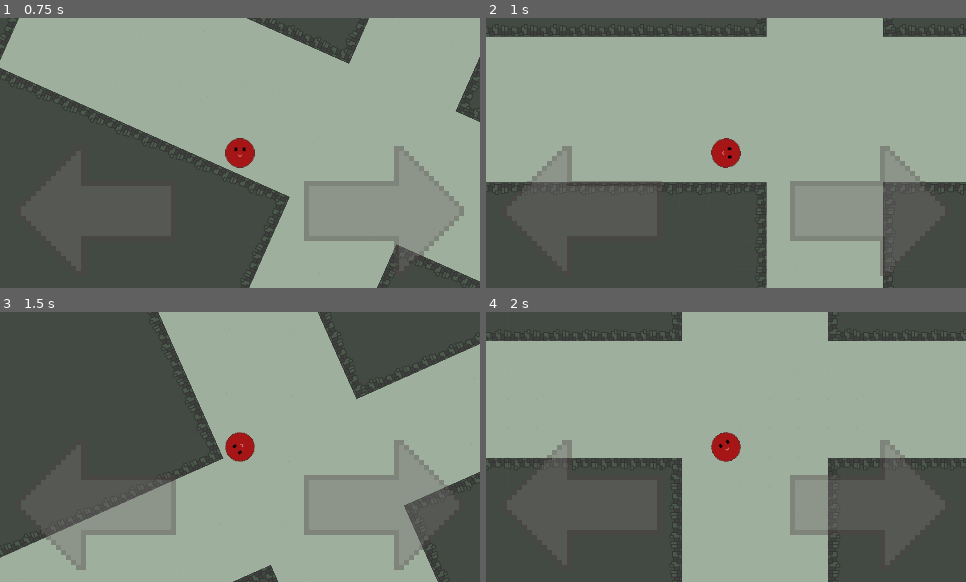
Above: before the commit, frames 1-4 (two rows, left to right).
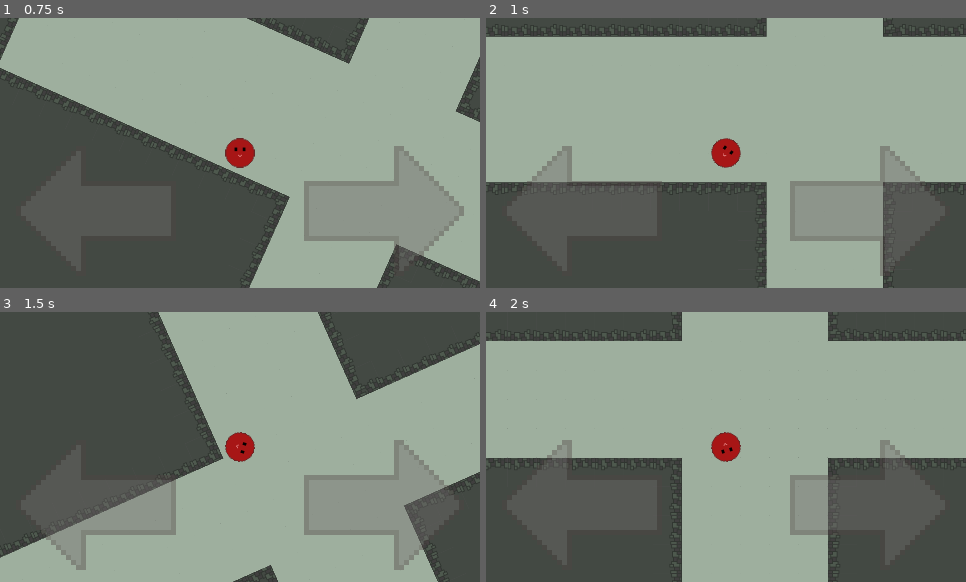
Above: after the commit, the same moments.

Repository: NetFreaks-Studio/a-maze-
Game: Godot game, scene res://Scenes/Levels/Generic/Generic/Generic_Level.tscn
The game is run twice, just before and just after one commit, with the same random seed, the same clock (stepped at 60 frames per second) and the same inputs.
Inputs (mouse positions are in pixels of both pictures, inside the frame that each line leads up to):
- Up to frame 1 (0.75 s): click (96, 209) at 0.5 s
- Up to frame 2 (1 s): no input
- Up to frame 3 (1.5 s): click (384, 503) at 1.25 s
- Up to frame 4 (2 s): no input

Frame 1 is identical in both runs. In frame 2, 0.1% of the frame differs, in the area x 46-54%, y 44-56%; in frame 3, 0.1%; in frame 4, less than 0.1%.

Commit message:
updated rotation force

Diff:
--- a/Scenes/Ball/Scripts/Ball.gd
+++ b/Scenes/Ball/Scripts/Ball.gd
@@ -26,10 +26,10 @@
 		motion = aux_motion*lerp(1, bounce_force, abs(motion.angle_to(aux_motion)/PI))
 		_update_sprite_rotation()
 	else:
+		motion = move_and_slide(motion, normal)
 		if get_slide_count()>0 or motion.length() == 0:
 			motion -= motion*friction;
 			_update_sprite_rotation()
-		motion = move_and_slide(motion, normal)
 
 func _next_level():
 	pass
@@ -67,7 +67,9 @@
 	$Sprite.rotate(rotation_force)
 
 func _update_sprite_rotation():
+	#if abs(normal.angle_to(motion)) != 0:
+	#	rotation_force = (normal.angle_to(motion)/abs(normal.angle_to(motion)))*motion.length()*sprite_rotation_speed
+	#else:
+	#	rotation_force = 0
 	if abs(normal.angle_to(motion)) != 0:
-		rotation_force = (normal.angle_to(motion)/abs(normal.angle_to(motion)))*motion.length()*sprite_rotation_speed
-	else:
-		rotation_force = 0
+		rotation_force = (normal.angle_to(motion)/abs(normal.angle_to(motion)))*(normal.rotated(PI/2).abs()*motion).length()*sprite_rotation_speed
